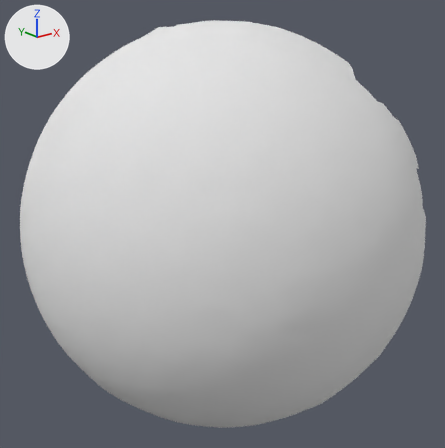
The OBJ model res/pendulum_horizontal/Pendulum_horizontal.000014.obj as it was, and as the next commit left it.
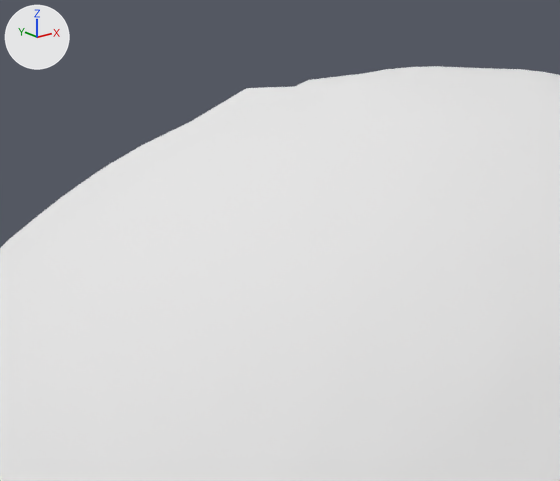
The first picture shows the older version from a camera (50 mm lens) standing at (221.0, -352.0, 150.0) and looking at (482.0, -26.0, 20.0). The close-ups show both versions on the part from 19% to 57% of the width and 0% to 33% of the height of that picture. Lighting does not change. The marker at upper left points along +X, +Y and +Z. Where no turn or scale is listed for an object, it has been applied to the vertices.

The first close-up shows 'Pendulum_horizontal.000014'.
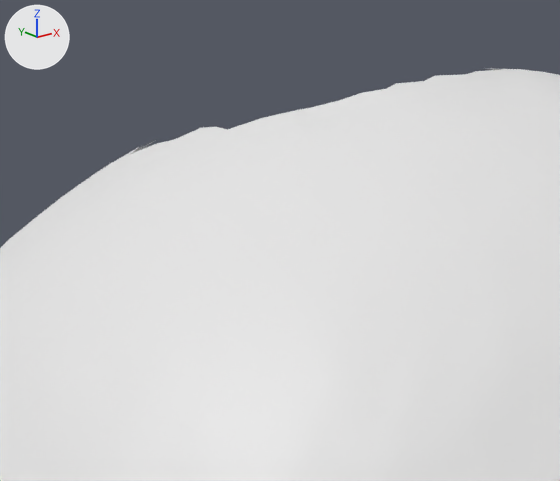
Boxes [x1, y1, x2, y2] around the edits, measured in the close-ups (560 x 481 px):
'Pendulum_horizontal.000014', reshaped
    before: [0, 66, 560, 481]
    after: [0, 68, 560, 481]
part 1 of me_pendulum_horizontal_000014, deleted
    before: [131, 66, 501, 154]

The change, as a list of edits to the scene's bpy script:
```text
Change me_pendulum_horizontal_000014:
    used by ob_pendulum_horizontal_000014; location = (0.0, 0.0, 0.0)
    remove me_pendulum_horizontal_000014.from_pydata(...)  # 4907 vertices, 9735 faces; spans x 356.0..590.0, y -146.0..100.0, z -135.0..157.0
    remove me_pendulum_horizontal_000014.materials.append(mat_pendulum_horizontal_000014)  # white #e7e7e7
    add me_pendulum_horizontal_000014.from_pydata(...)  # 4848 vertices, 9601 faces; spans x 356.0..590.0, y -146.0..100.0, z -135.0..157.0
    me_pendulum_horizontal_000014 part 1
    59 vertices are removed from x 448.0..511.0, y -12.0..37.0, z 143.0..157.0
    134 faces are deleted
```
